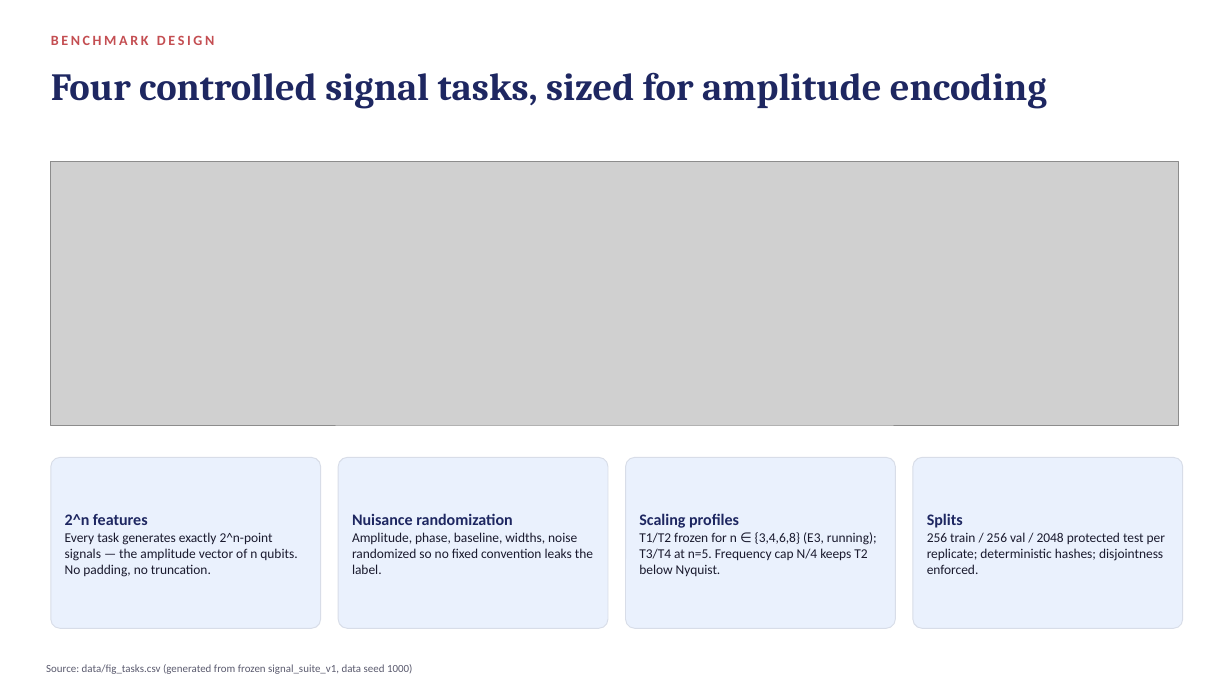
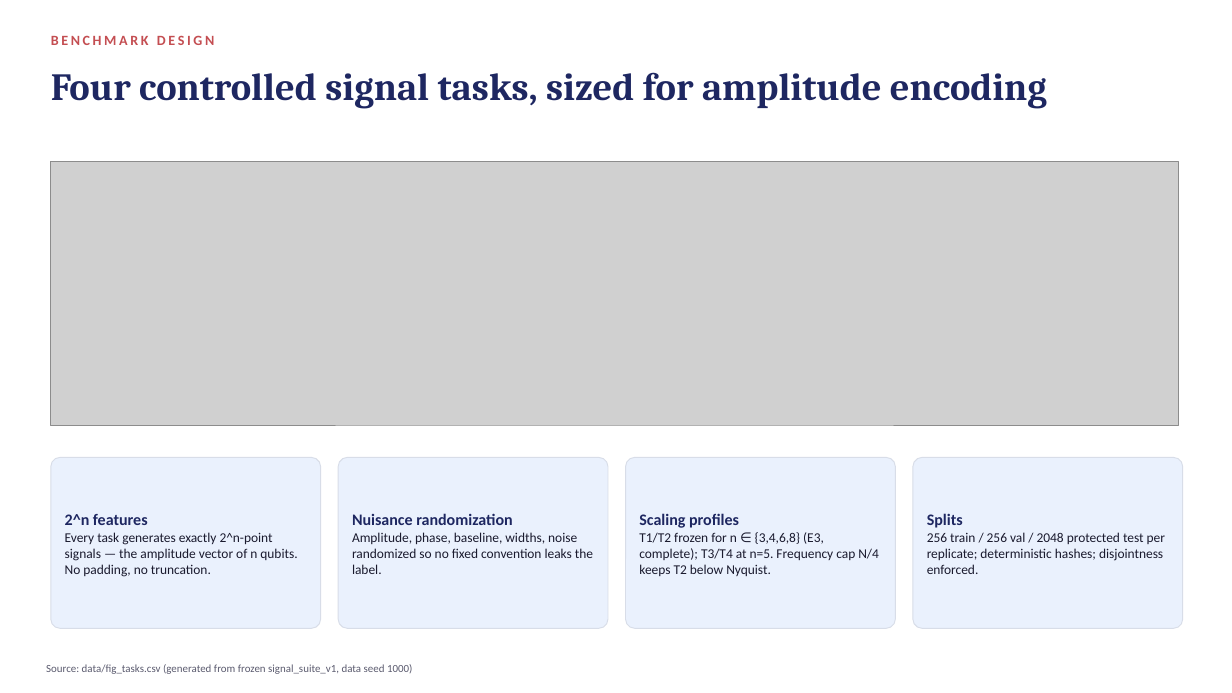
Before and after one commit to dorakingx/llm-vqc, a slide deck: slide 4 of docs/presentation/bench_v2_weekly/LLM_VQC_weekly_benchmark_v2.pptx. Drawn at 1232x693 pixels with LibreOffice and Linux fonts; fonts in the diff are those of the drawing; grey boxes stand for pictures. Boxes give left, top, right and bottom in pixels: in the first picture for what was removed or moved away, otherwise in the second. Text is boxed around its words. In the diff, an @@ line names an element or a change of style, - is before the commit and + after.

```diff
--- a/docs/presentation/bench_v2_weekly/LLM_VQC_weekly_benchmark_v2.pptx
+++ b/docs/presentation/bench_v2_weekly/LLM_VQC_weekly_benchmark_v2.pptx
@@ text at (639,532,879,576): text changed @@
-T1/T2 frozen for n ∈ {3,4,6,8} (E3, running); T3/T4 at n=5. Frequency cap N/4 keeps T2 below Nyquist.
+T1/T2 frozen for n ∈ {3,4,6,8} (E3, complete); T3/T4 at n=5. Frequency cap N/4 keeps T2 below Nyquist.
```
Also in this commit, not shown: 3 other files.
